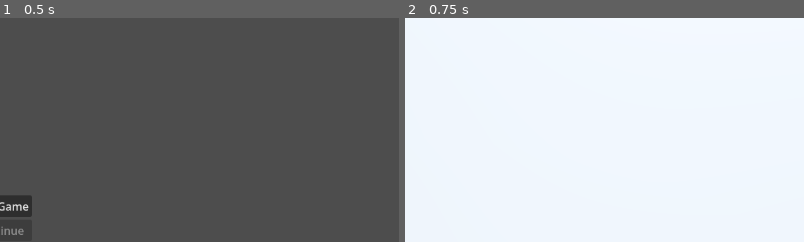
Above: before the commit, frames 1-2 (left to right).
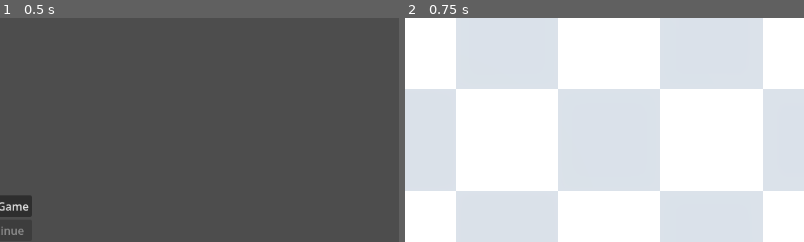
Above: after the commit, the same moments.

Repository: KaschaArtem/Hamlet
Game: Godot game, scene res://scenes/active_scenes/main_menu.tscn
Same seed, same stepped clock (60 frames per second), same inputs: the game is played once before the commit and once after it.
Inputs:
- Up to frame 1 (0.5 s): no input
- Up to frame 2 (0.75 s): click "New Game" at 0.5 s
The pictures show only the part of the screen within x 50-100%, y 0-50%; the shares and areas given below are measured in that part.

Frame 1 is identical in both runs. In frame 2, 2.4% of the frame differs, in the area x 64-86%, y 0-13%.

Commit message:
added ground game grid generate

Diff:
--- a/scenes/active_scenes/game.tscn
+++ b/scenes/active_scenes/game.tscn
@@ -1,4 +1,11 @@
 [gd_scene format=3 uid="uid://ctdw8hcuspub3"]
+
+[ext_resource type="Script" uid="uid://dnoqna7ur25ft" path="res://scripts/game/camera.gd" id="1_amqpi"]
+[ext_resource type="Script" uid="uid://dvku0kkeky5io" path="res://scripts/game/ground.gd" id="1_r0i7r"]
+[ext_resource type="PackedScene" uid="uid://ci0nlieych60m" path="res://scenes/game_scenes/objects_scenes/tile.tscn" id="2_amqpi"]
+[ext_resource type="PackedScene" uid="uid://w5ckrpu1yclv" path="res://scenes/game_scenes/objects_scenes/field.tscn" id="3_6djtn"]
+[ext_resource type="PackedScene" uid="uid://dncobx6fil0al" path="res://scenes/game_scenes/objects_scenes/house.tscn" id="4_5uvhb"]
+[ext_resource type="PackedScene" uid="uid://d1p02ukg7kcfy" path="res://scenes/game_scenes/objects_scenes/pasture.tscn" id="5_g754w"]
 
 [sub_resource type="ProceduralSkyMaterial" id="ProceduralSkyMaterial_ggqa2"]
 sky_horizon_color = Color(0.66224277, 0.6717428, 0.6867428, 1)
@@ -13,9 +20,6 @@
 tonemap_mode = 2
 glow_enabled = true
 
-[sub_resource type="PlaneMesh" id="PlaneMesh_ggqa2"]
-size = Vector2(15, 15)
-
 [node name="Game" type="Node3D" unique_id=691731226]
 
 [node name="WorldEnvironment" type="WorldEnvironment" parent="." unique_id=414650152]
@@ -25,11 +29,15 @@
 transform = Transform3D(-0.8660254, -0.43301278, 0.25, 0, 0.49999997, 0.86602545, -0.50000006, 0.75, -0.43301266, 0, 0, 0)
 shadow_enabled = true
 
-[node name="Camera3D" type="Camera3D" parent="." unique_id=171625142]
-transform = Transform3D(1, 0, 0, 0, 0.70710677, 0.70710677, 0, -0.70710677, 0.70710677, 0, 2, 0)
+[node name="Camera3D" type="Camera3D" parent="." unique_id=171625142 node_paths=PackedStringArray("ground")]
+transform = Transform3D(1, 0, 0, 0, -4.371139e-08, 1, 0, -1, -4.371139e-08, 3, 2, 3)
 fov = 60.0
+script = ExtResource("1_amqpi")
+ground = NodePath("../Ground")
 
 [node name="Ground" type="Node3D" parent="." unique_id=1711545239]
-
-[node name="Plane" type="MeshInstance3D" parent="Ground" unique_id=1466200524]
-mesh = SubResource("PlaneMesh_ggqa2")
+script = ExtResource("1_r0i7r")
+tile_scene = ExtResource("2_amqpi")
+house_scene = ExtResource("4_5uvhb")
+field_scene = ExtResource("3_6djtn")
+pasture_scene = ExtResource("5_g754w")
--- /dev/null
+++ b/scenes/game_scenes/objects_scenes/tile.tscn
@@ -0,0 +1,10 @@
+[gd_scene format=3 uid="uid://ci0nlieych60m"]
+
+[sub_resource type="BoxMesh" id="BoxMesh_46dey"]
+size = Vector3(0.5, 0.1, 0.5)
+
+[node name="Tile" type="Node3D" unique_id=560430572]
+
+[node name="MeshInstance3D" type="MeshInstance3D" parent="." unique_id=2012936570]
+transform = Transform3D(1, 0, 0, 0, 1, 0, 0, 0, 1, 0, 0.05, 0)
+mesh = SubResource("BoxMesh_46dey")
--- a/scripts/autoload/scene_manager.gd
+++ b/scripts/autoload/scene_manager.gd
@@ -1,5 +1,4 @@
 extends Node
-
 
 func change_scene(scene: String) -> void:
 	get_tree().change_scene_to_file(scene)
--- /dev/null
+++ b/scripts/game/camera.gd
@@ -0,0 +1,6 @@
+extends Node
+
+@export var ground: Node3D
+
+func _ready() -> void:
+	pass
--- /dev/null
+++ b/scripts/game/ground.gd
@@ -0,0 +1,46 @@
+@tool
+extends Node
+
+const GRID_SIZE = 30
+const TILE_SIZE = 0.5
+
+@export var tile_scene: PackedScene
+@export var house_scene: PackedScene
+@export var field_scene: PackedScene
+@export var pasture_scene: PackedScene
+
+var ground_grid = []
+
+func _ready() -> void:
+	init_ground_grid()
+	generate_grid()
+
+
+func init_ground_grid():
+	for i in range(GRID_SIZE):
+		ground_grid.append([])
+		for j in range(GRID_SIZE):
+			ground_grid[i].append(0)
+
+
+func apply_chess_color(tile, x, z):
+	var mesh_instance = tile.get_node("MeshInstance3D")
+	var material = StandardMaterial3D.new()
+	if (x + z) % 2 == 0:
+		material.albedo_color = Color(0.9, 0.9, 0.9)
+	else:
+		material.albedo_color = Color(0.5, 0.5, 0.5)
+	mesh_instance.material_override = material
+
+
+func generate_grid():
+	for x in range(GRID_SIZE):
+		for z in range(GRID_SIZE):
+			var tile = tile_scene.instantiate()
+			tile.position = Vector3(
+				x * TILE_SIZE,
+				0,
+				z * TILE_SIZE
+			)
+			add_child(tile)
+			apply_chess_color(tile, x, z)
--- a/scripts/menu/main_menu.gd
+++ b/scripts/menu/main_menu.gd
@@ -1,11 +1,9 @@
 extends Node
-
 
 @export var new_game_button: Button
 @export var continue_button: Button
 @export var settings_button: Button
 @export var exit_game_button: Button
-
 
 func _ready() -> void:
 	pass
Renamed: scenes/game_scenes/building_scenes/field.tscn -> scenes/game_scenes/objects_scenes/field.tscn
Renamed: scenes/game_scenes/building_scenes/house.tscn -> scenes/game_scenes/objects_scenes/house.tscn
Renamed: scenes/game_scenes/building_scenes/pasture.tscn -> scenes/game_scenes/objects_scenes/pasture.tscn
Not shown, added: scripts/game/camera.gd.uid
Not shown, added: scripts/game/ground.gd.uid
